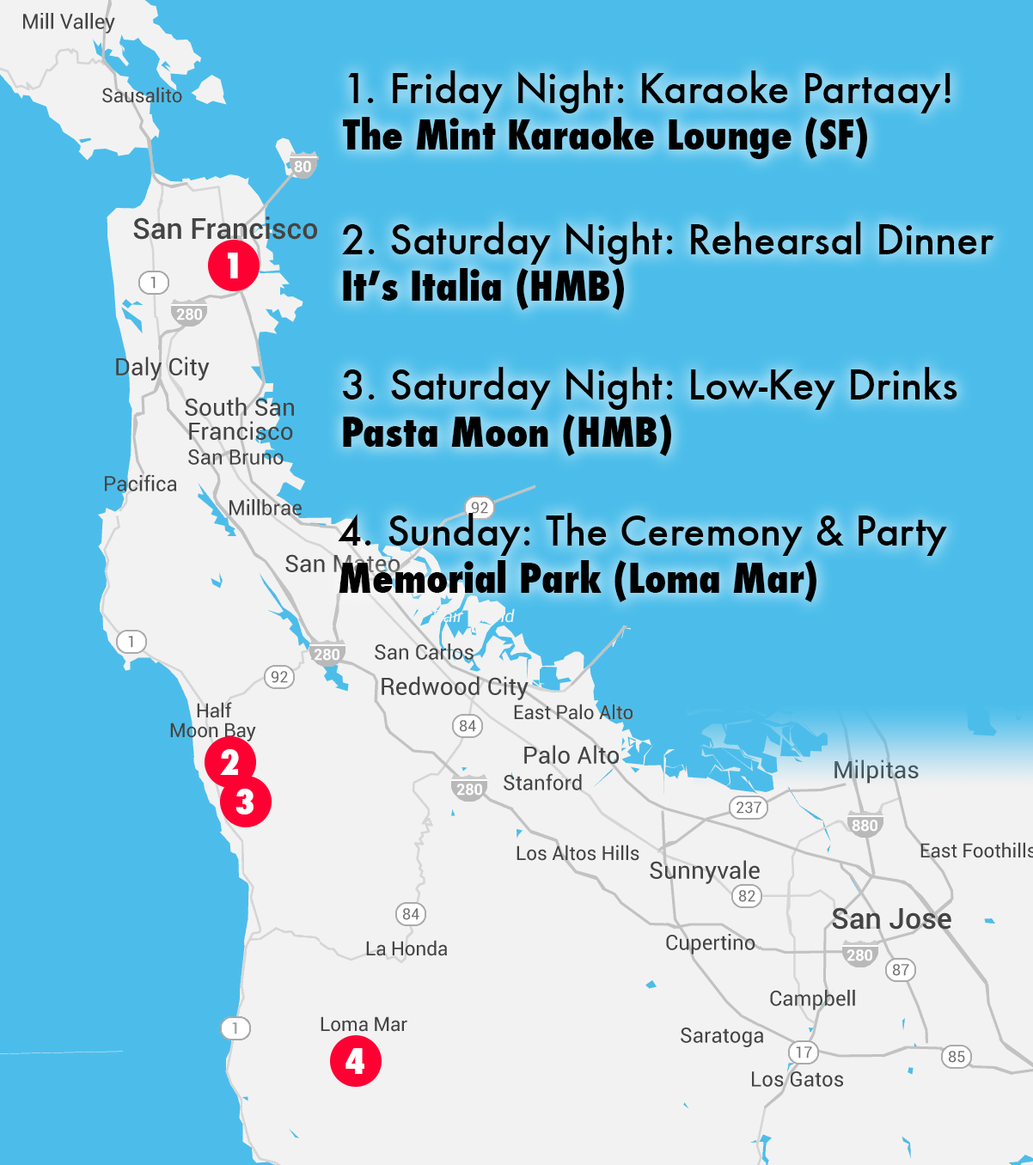
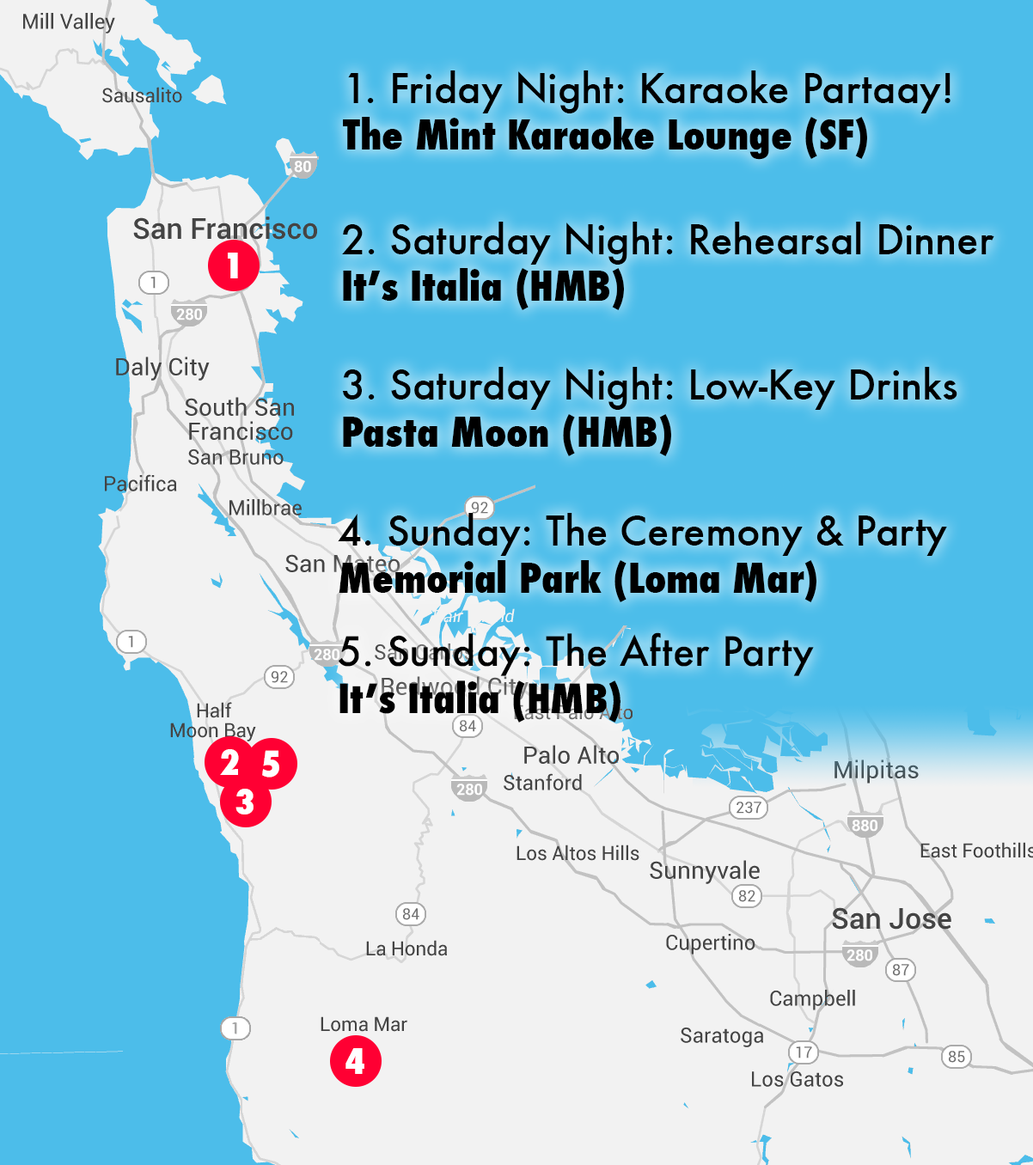
Revision of a layered 1033px x 1165px image; what changed, layer by layer:
added group "5" (1st of 2) with 2 layers above "4" over [250, 738, 298, 790]
added layer "5" (2nd of 2, in "5") in group "5" over [262, 750, 280, 778]
added layer "Ellipse 1" (1st of 5, in "5") in group "5" over [250, 738, 298, 790]
added layer "5: The after party" above "4. Sunday: The Ceremony & Party Memorial Park (Loma Mar)" over [337, 632, 814, 723]
